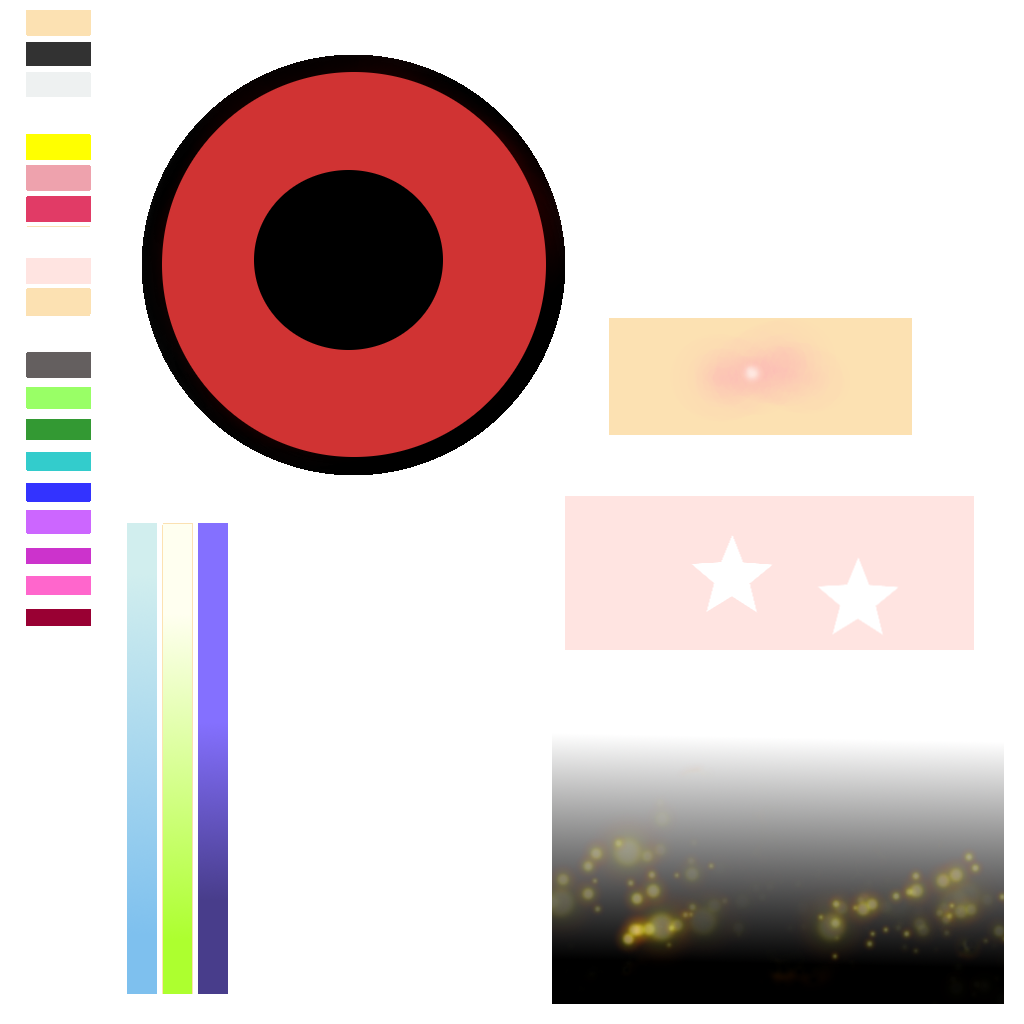
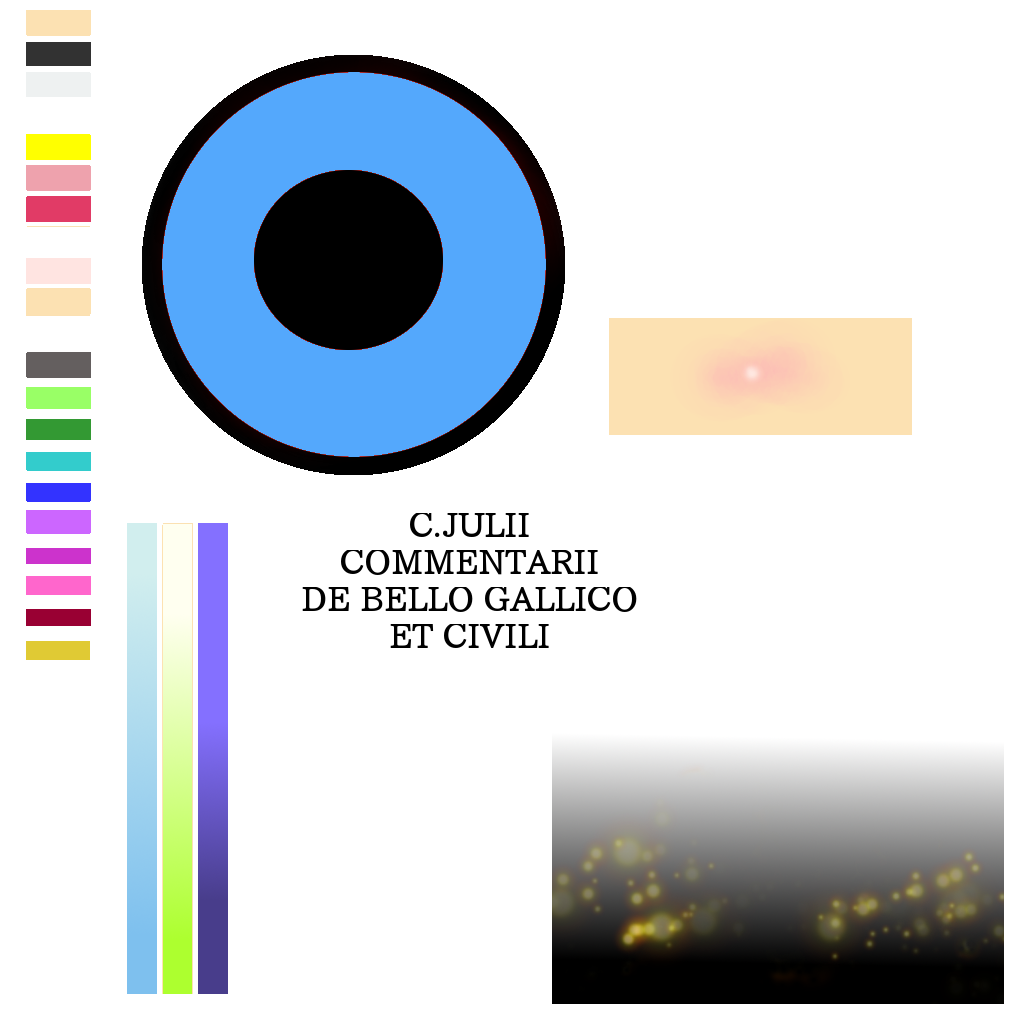
Two versions of the same layered image (1024 x 1024). Layer-by-layer changes:
added layer "C.JULII ..." above "White #1" over (x1=302, y1=513, x2=637, y2=648)
painted on "White #1" over (x1=26, y1=496, x2=974, y2=660)
painted on "可視部分コピー #1" over (x1=26, y1=72, x2=546, y2=660)
